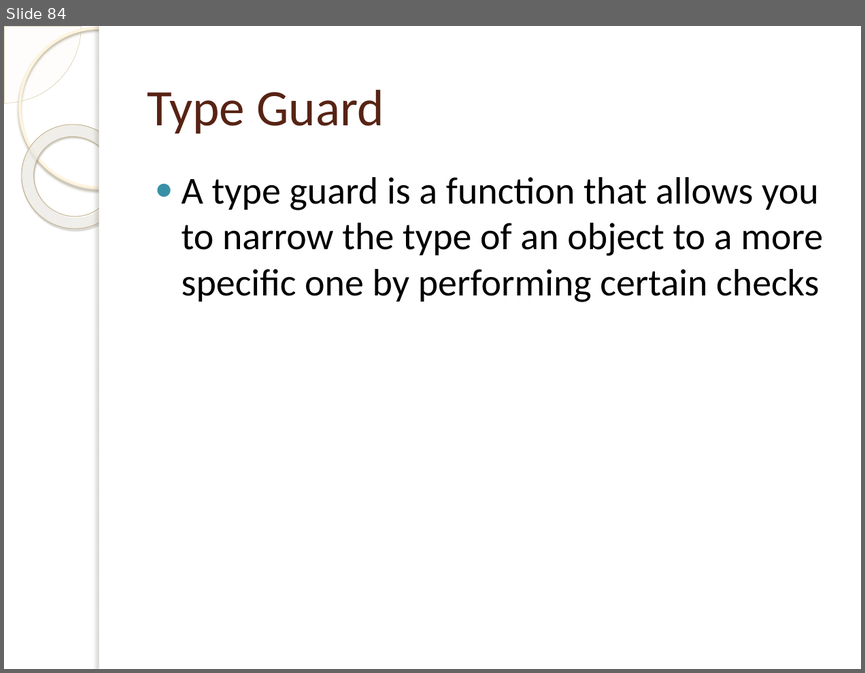
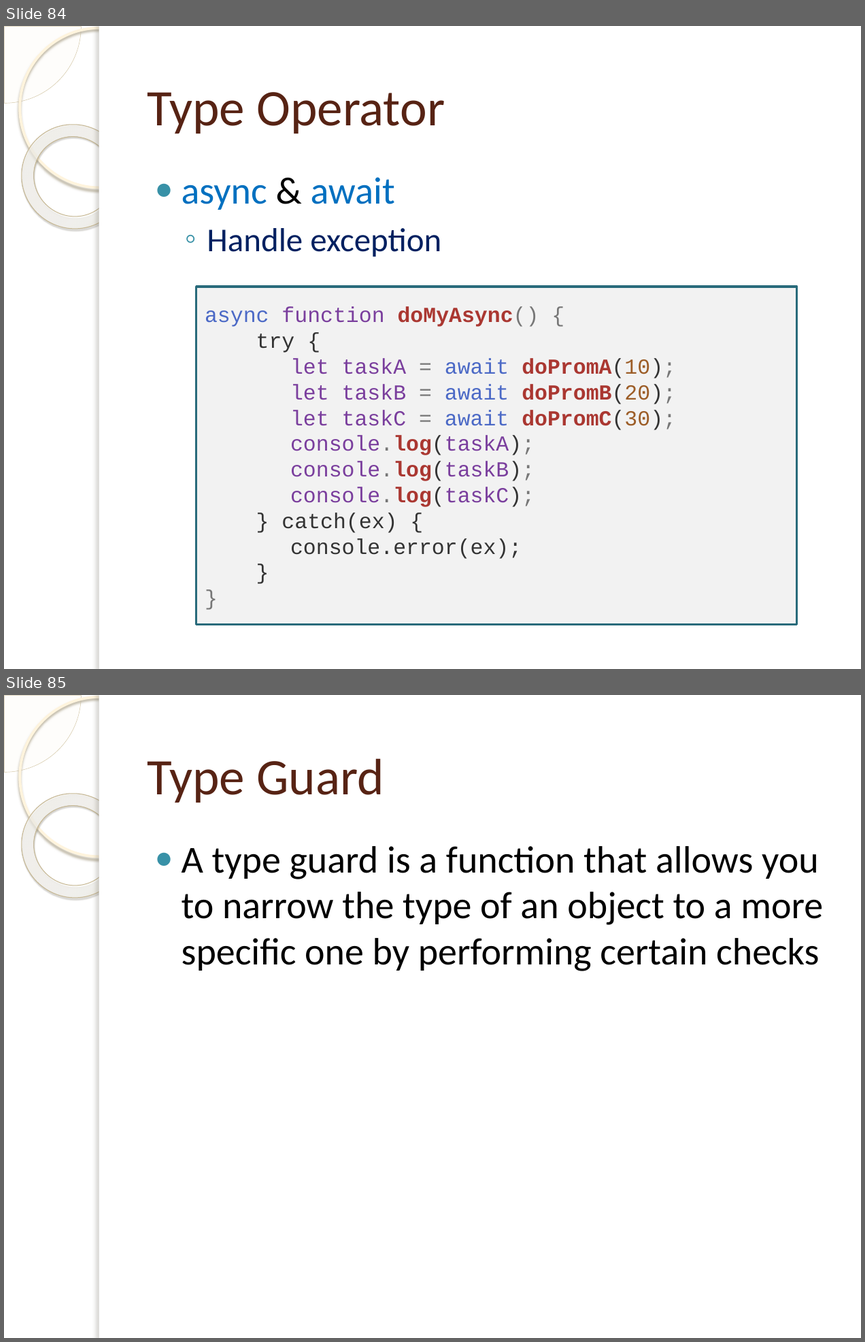
Before and after one commit to tassun/train-ts, a slide deck: Introduction to TypeScript.pptx. Shown one above the other, each under a label of ours: slide 84 before the commit, slides 84 and 85 after it. The pictures are 865x673 and 865x1342 pixels, drawn with LibreOffice and Linux fonts; fonts in the diff are those of the drawing; background and template pictures are left out. Boxes give left, top, right and bottom in pixels: in the first picture for what was removed or moved away, otherwise in the second. Text is boxed around its words. In the diff, an @@ line names an element or a change of style, - is before the commit and + after.

```diff
--- a/Introduction to TypeScript.pptx
+++ b/Introduction to TypeScript.pptx
@@ slide 84 added at <box>4,26,861,669</box>, background picture (left out); not listed: 5 template elements that a slide beside it also shows @@
@@ title added at <box>147,92,445,133</box>, 43 pt, text #572314 @@
+Type Operator
@@ text added at <box>181,177,441,257</box>, 28 pt, text #002060 @@
+● async & await
+  ◦ Handle exception
@@ rectangle added at <box>196,286,797,624</box>, fill #F2F2F2, outline #296B7C 2 pt, 18 pt, text #7A3E9D @@
+async function doMyAsync() {
+try {
+let taskA = await doPromA(10);
+let taskB = await doPromB(20);
+let taskC = await doPromC(30);
+console.log(taskA);
+console.log(taskB);
+console.log(taskC);
+} catch(ex) {
+console.error(ex);
+}
+}
@@ what was slide 84 is now slide 85 @@
```
Also in this commit, not shown: 1 other file.
